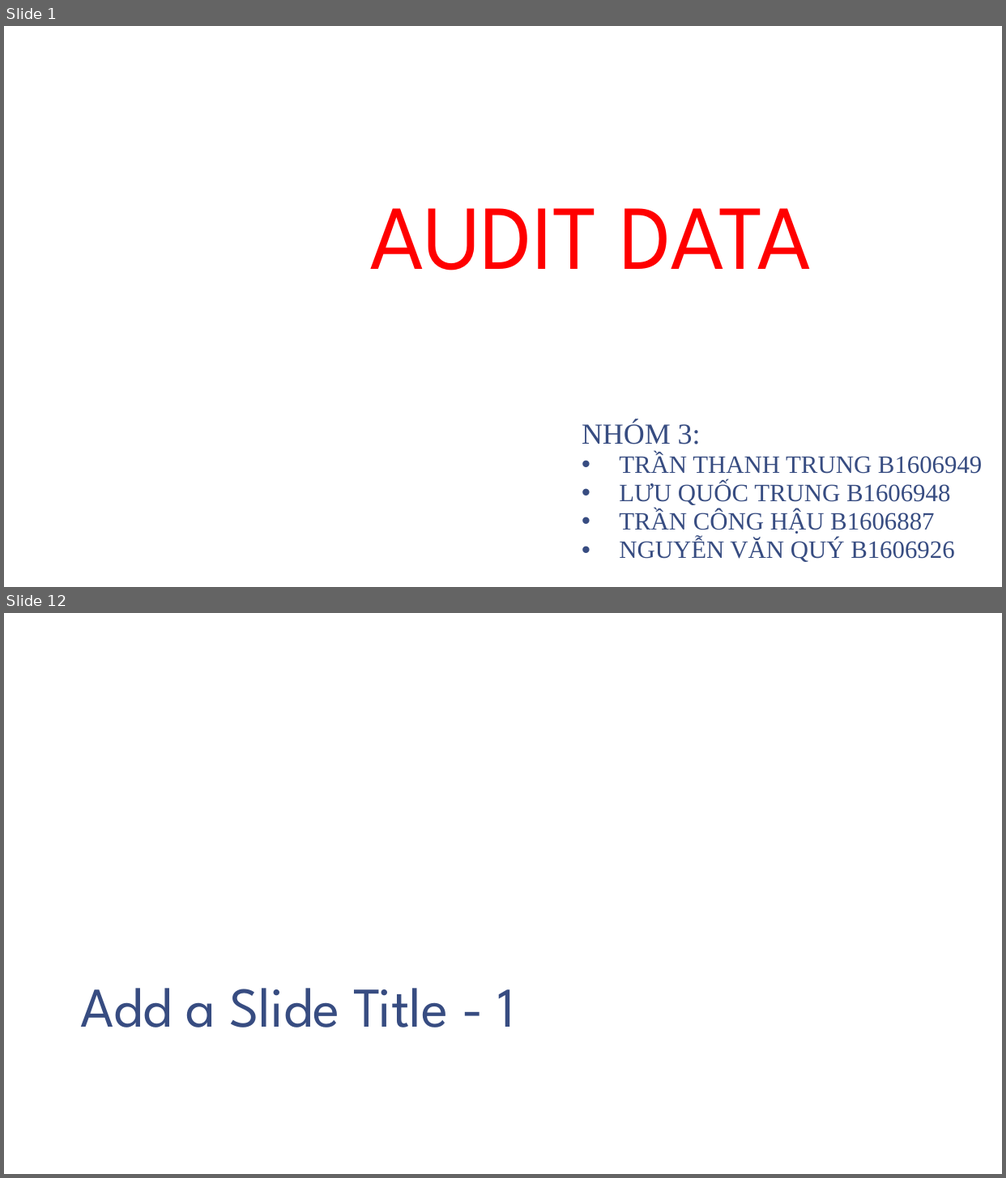
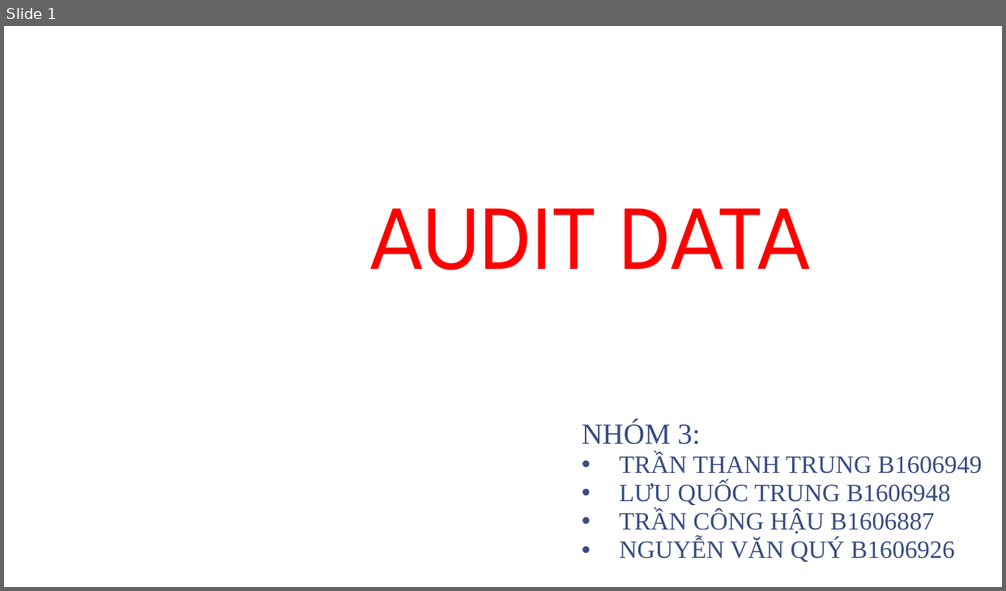
Before and after one commit to trungcpag/machine-CTU, a slide deck: report.pptx. Shown one above the other, each under a label of ours: slides 1 and 12 before the commit, slide 1 after it; the slides between them are not shown. The pictures are 1006x1178 and 1006x591 pixels, drawn with LibreOffice and Linux fonts; fonts in the diff are those of the drawing; background and template pictures are left out. Boxes give left, top, right and bottom in pixels: in the first picture for what was removed or moved away, otherwise in the second. Text is boxed around its words. In the diff, an @@ line names an element or a change of style, - is before the commit and + after.

```diff
--- a/report.pptx
+++ b/report.pptx
@@ slide 12 removed at [4, 613, 1002, 1174], background picture (left out) @@
@@ title removed at [80, 988, 514, 1028] @@
-Add a Slide Title - 1
```
Also in this commit, not shown: 8 slides changed, 1 slide added, 3 other slides removed.
